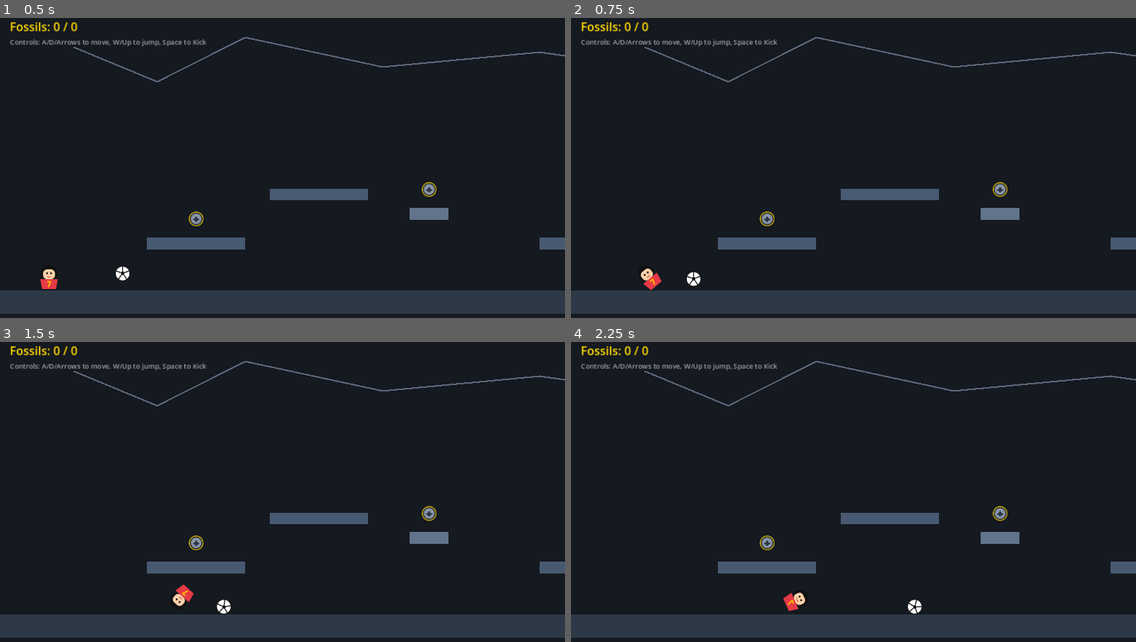
Above: before the commit, frames 1-4 (two rows, left to right).
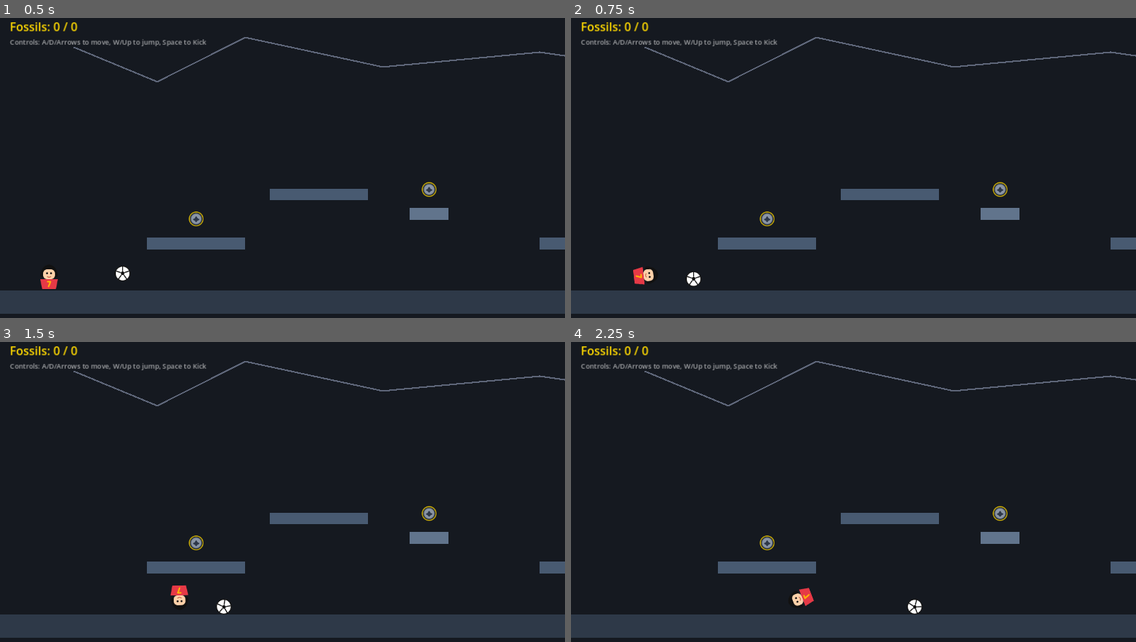
Above: after the commit, the same moments.

Repository: marcosjunqueira/lucas-game
Game: Godot game, scene res://main.tscn
The game is run twice, just before and just after one commit, with the same random seed, the same clock (stepped at 60 frames per second) and the same inputs.
Inputs (mouse positions are in pixels of both pictures, inside the frame that each line leads up to):
- Up to frame 1 (0.5 s): no input
- Up to frame 2 (0.75 s): tap Enter at 0.5 s; move the mouse to (977, 150) at 0.52 s; hold Right (ui_right) from 0.53 s (still down); hold Enter from 0.53 s (still down); click (977, 150) at 0.67 s
- Up to frame 3 (1.5 s): keep holding Right (ui_right); tap Space at 0.77 s; move the mouse to (169, 507) at 1.27 s; release Enter at 1.28 s; tap Enter at 1.35 s
- Up to frame 4 (2.25 s): tap Space at 1.52 s; move the mouse to (910, 420) at 2.02 s; release Right (ui_right) at 2.03 s; hold Left (ui_left) from 2.03 s (still down); hold Enter from 2.03 s (still down)

Frame 1 is identical in both runs. In frame 2, 0.2% of the frame differs, in the area x 11-16%, y 82-91%; in frame 3, 0.1%; in frame 4, 0.2%, in the area x 37-43%, y 81-90%.

Commit message:
Implement realistic scripted bicycle kick flip combo

Diff:
--- a/player.gd
+++ b/player.gd
@@ -60,21 +60,37 @@
 	if sprite.rotation != 0.0:
 		return
 
-	# Play bicycle kick animation (360 degrees spin)
-	var spin_dir = -360.0 if sprite.flip_h else 360.0
-	var tween = create_tween()
-	tween.tween_property(sprite, "rotation_degrees", spin_dir, 0.35).set_trans(Tween.TRANS_QUAD).set_ease(Tween.EASE_OUT)
-	tween.tween_property(sprite, "rotation_degrees", 0.0, 0.0)
-
+	var ball: RigidBody2D = null
 	var overlapping = kick_area.get_overlapping_bodies()
 	for body in overlapping:
 		if body is RigidBody2D and body.is_in_group("ball"):
-			# Kick direction matches the facing direction of CR7
-			var kick_dir = -1.0 if sprite.flip_h else 1.0
-			var impulse = Vector2(kick_dir * KICK_FORCE_X, KICK_FORCE_Y)
-			body.apply_central_impulse(impulse)
-			# Add a temporary visual velocity boost
-			body.linear_velocity += impulse * 0.2
+			ball = body
+			break
+
+	var kick_dir = -1.0 if sprite.flip_h else 1.0
+
+	# Play bicycle kick backflip animation (spin backwards)
+	# Facing right (flip_h=false) -> spin counter-clockwise (-360)
+	# Facing left (flip_h=true) -> spin clockwise (360)
+	var spin_dir = 360.0 if sprite.flip_h else -360.0
+	var tween = create_tween()
+	tween.tween_property(sprite, "rotation_degrees", spin_dir, 0.45).set_trans(Tween.TRANS_QUAD).set_ease(Tween.EASE_OUT)
+	tween.tween_property(sprite, "rotation_degrees", 0.0, 0.0)
+
+	if ball:
+		# 1. Pop the ball straight up and slightly back
+		ball.linear_velocity = Vector2(kick_dir * 40.0, -380.0)
+
+		# 2. Player leaps up towards the ball
+		velocity.y = JUMP_VELOCITY * 1.15
+
+		# 3. Wait a short moment (0.18s) for player to reach upside-down stance in the air
+		await get_tree().create_timer(0.18).timeout
+
+		# 4. Final kick: launch the ball high over the opponent into the net
+		if is_instance_valid(ball):
+			ball.linear_velocity = Vector2(kick_dir * 580.0, -380.0)
+
 
 
 func respawn() -> void:
